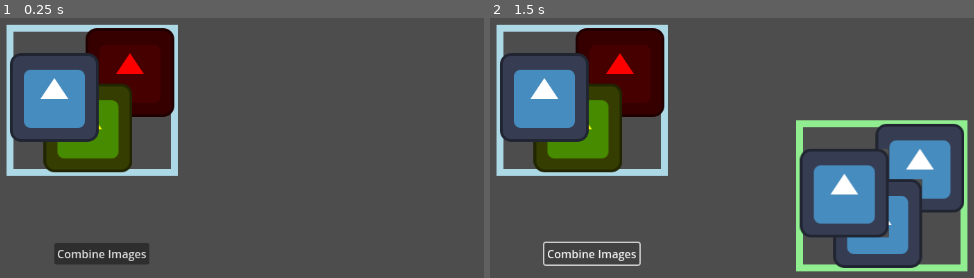
Above: before the commit, frames 1-2 (left to right).
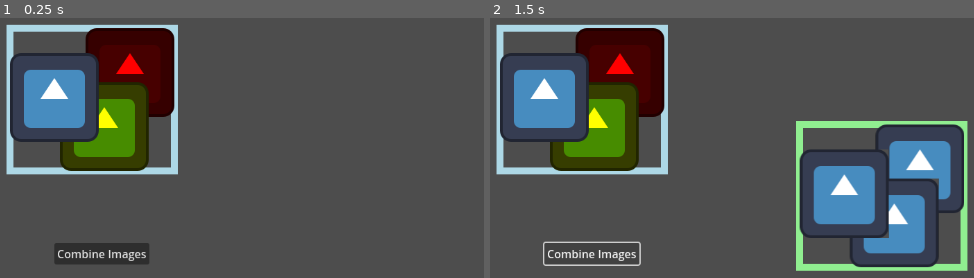
Above: after the commit, the same moments.

Repository: Toxe/godot-combine-images
Game: Godot game, scene res://scenes/Main/main.tscn
Two runs of this game, one before a commit and one after it. Both use one fixed random seed, a clock stepped at 60 frames per second and the inputs below. The engine's default icon, where the game draws it, is replaced by a stand-in: a white triangle on a blue panel in a dark square.
Inputs:
- Up to frame 1 (0.25 s): no input
- Up to frame 2 (1.5 s): click "Combine Images" at 0.5 s; click "Combine Images" at 1.25 s

The runs differ from the first frame. In frame 1, 3.3% of the frame differs, in the area x 1-37%, y 24-61%; in frame 2, 6.4%, in the area x 1-99%, y 24-98%.

Commit message:
Handle sprite offsets

Diff:
--- a/CombineImages/scenes/Main/main.gd
+++ b/CombineImages/scenes/Main/main.gd
@@ -15,7 +15,7 @@
 
 
 func get_sprite_rect(sprite: Sprite2D) -> Rect2:
-    var rect := Rect2(sprite.position, sprite.get_rect().size)
+    var rect := Rect2(sprite.position + sprite.offset, sprite.get_rect().size)
 
     if sprite.centered:
         rect.position -= rect.size / 2
--- a/CombineImages/scenes/Main/main.tscn
+++ b/CombineImages/scenes/Main/main.tscn
@@ -14,8 +14,9 @@
 
 [node name="Sprite2" type="Sprite2D" parent="."]
 modulate = Color(1, 1, 0, 1)
-position = Vector2(161.5, 202)
+position = Vector2(85, 150)
 texture = ExtResource("2_00uiu")
+offset = Vector2(100, 50)
 
 [node name="Sprite3" type="Sprite2D" parent="."]
 position = Vector2(113, 158)
